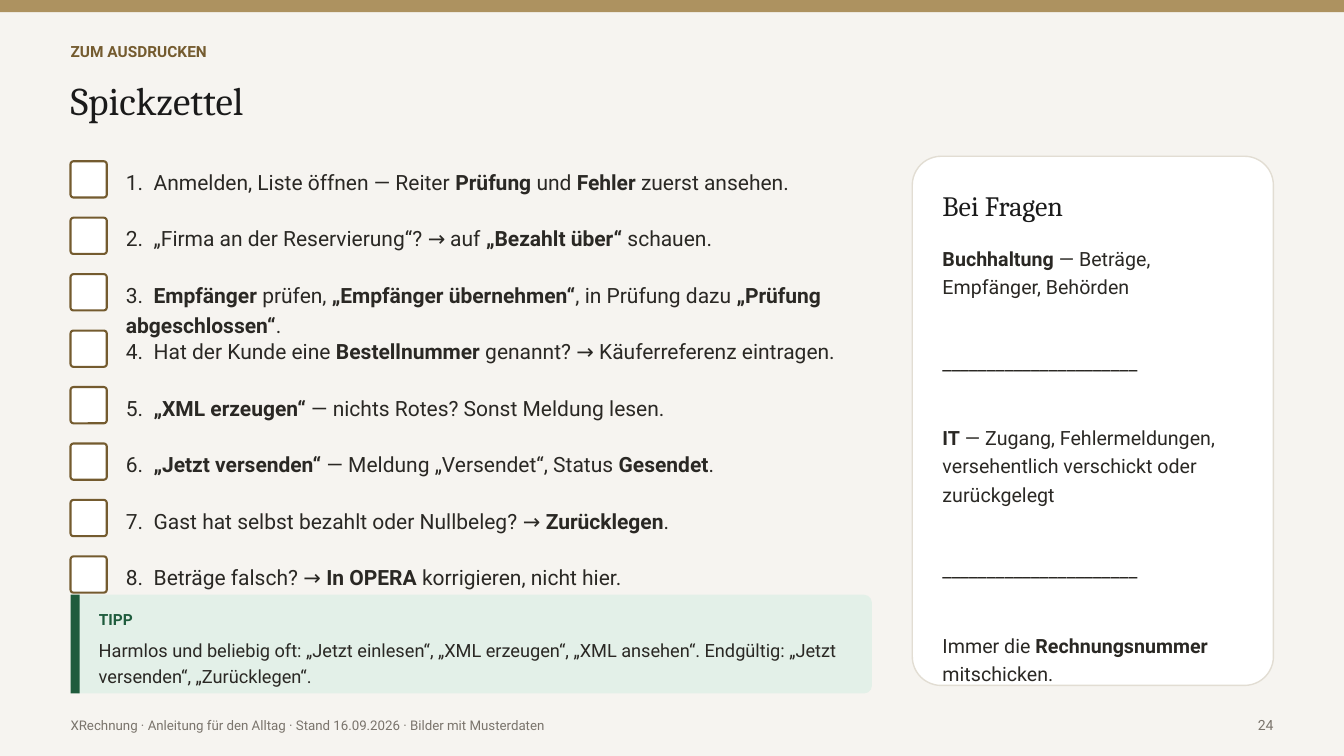
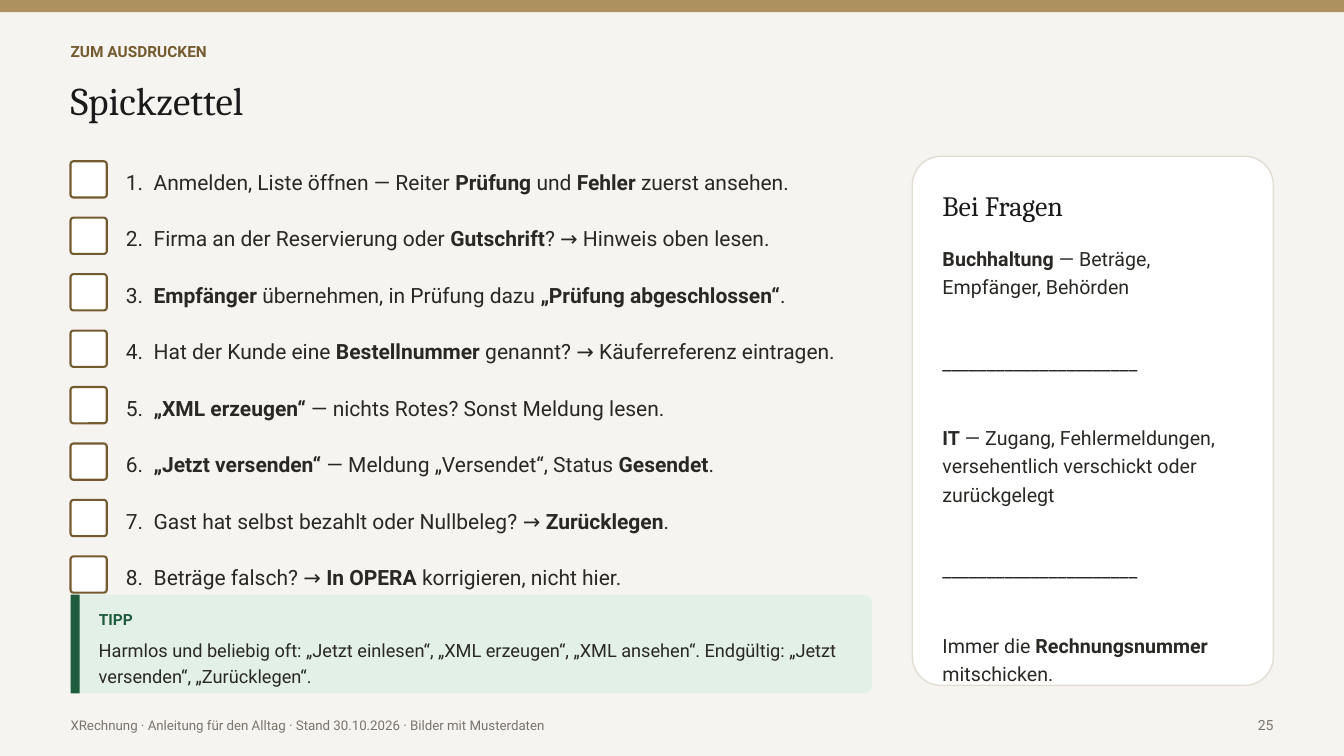
Before and after one commit to ahornhotels/OPERA-V5-XRechnung, a slide deck: slide 26 of docs/praesentation/XRechnung_Anleitung_Anwender.pptx (slide 25 before the commit). Drawn at 1344x756 pixels with LibreOffice and Linux fonts; fonts in the diff are those of the drawing. Boxes give left, top, right and bottom in pixels: in the first picture for what was removed or moved away, otherwise in the second. Text is boxed around its words. In the diff, an @@ line names an element or a change of style, - is before the commit and + after.

```diff
--- a/docs/praesentation/XRechnung_Anleitung_Anwender.pptx
+++ b/docs/praesentation/XRechnung_Anleitung_Anwender.pptx
@@ text at (126,230,769,251): text changed @@
-2. „Firma an der Reservierung“? → auf „Bezahlt über“ schauen.
+2. Firma an der Reservierung oder Gutschrift? → Hinweis oben lesen.
@@ text at (126,287,785,308): text changed @@
-3. Empfänger prüfen, „Empfänger übernehmen“, in Prüfung dazu „Prüfung abgeschlossen“.
+3. Empfänger übernehmen, in Prüfung dazu „Prüfung abgeschlossen“.
@@ text at (71,720,545,733): text changed @@
-XRechnung · Anleitung für den Alltag · Stand 16.09.2026 · Bilder mit Musterdaten
+XRechnung · Anleitung für den Alltag · Stand 30.10.2026 · Bilder mit Musterdaten
@@ text at (1258,720,1274,730): text changed @@
-24
+25
```
Also in this commit, not shown: 24 other slides changed, 1 slide added, 11 other files.
